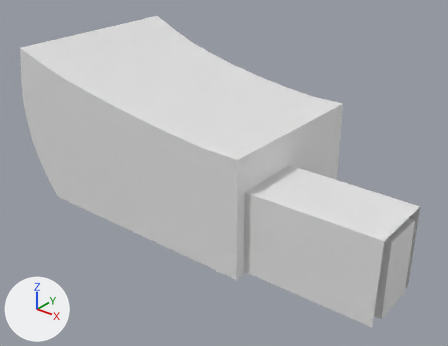
A saved change to the Blender file Assets/Architecture/ballroom.blend.
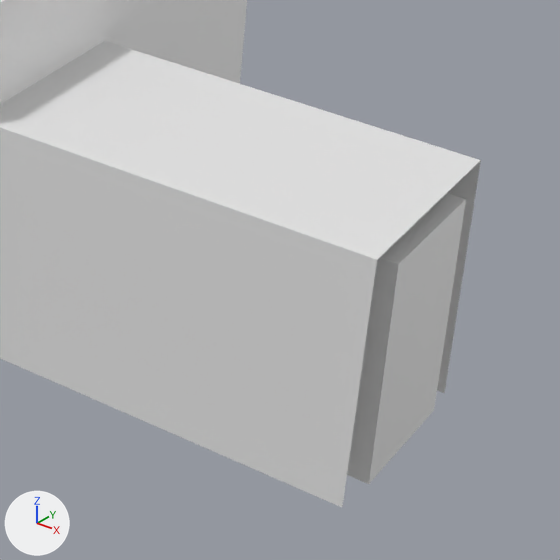
There are two pictures of each version: one whole from a camera (50 mm lens) standing at (128.3, -121.0, 84.1) and looking at (35.4, -4.9, 12.1), one close up on the part from 56% to 100% of the width and 44% to 100% of the height. Every picture has the same lights, and +X, +Y and +Z are marked at lower left.

Before the edit, the objects in view are built like this:
```python
me_cube_001 = bpy.data.meshes.new('Cube.001')
me_cube_001.from_pydata(...)  # 659 vertices, 596 faces; spans x -19.9..89.2, y 32.9..86.2, z -1.0..41.6
# before: 11 (89.1, 36.2, 20.8) at pixel (377, 259), 12 (88.9, 36.2, -0.1) at pixel (342, 507), 13 (89.0, 53.4, 20.8) at pixel (480, 160), 15 (89.0, 53.5, 0.0) at pixel (444, 393)
ob_cube = bpy.data.objects.new('Cube', me_cube_001)
ob_cube.location = (0.0, -59.26, 0.0)
```
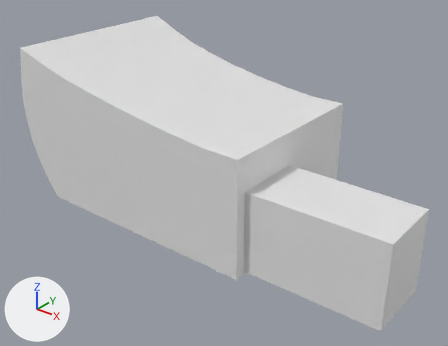
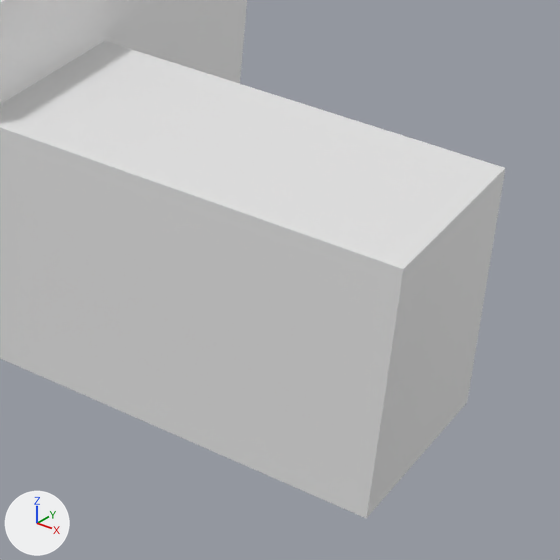
Boxes (x1, y1, x2, y2) around the edits, measured in the close-ups (560 x 560 px):
'Cube', reshaped: before (0, 0, 481, 507); after (0, 0, 505, 518)
part 1 of me_cube_001, built on: before (340, 159, 481, 507); after (340, 159, 505, 518)

The change, as a list of edits to the scene's bpy script:
```text
Change me_cube_001:
    where me_cube_001.from_pydata(...)  # 659 vertices, 596 faces; spans x -19.9..89.2, y 32.9..86.2, z -1.0..41.6
    used by ob_cube; location = (0.0, -59.26, 0.0)
    verts and faces of me_cube_001; kept vertices keep their numbers, new ones are numbered from 659
    me_cube_001 part 1
    add for i in [12, 13, 15]: verts[i] += (1.9, 0.0, 0.0)
    add verts[11] = (90.9, 36.2, 20.8)  # moved, pixel (403, 269)
    add faces += [(11, 12, 15, 13)]
```
